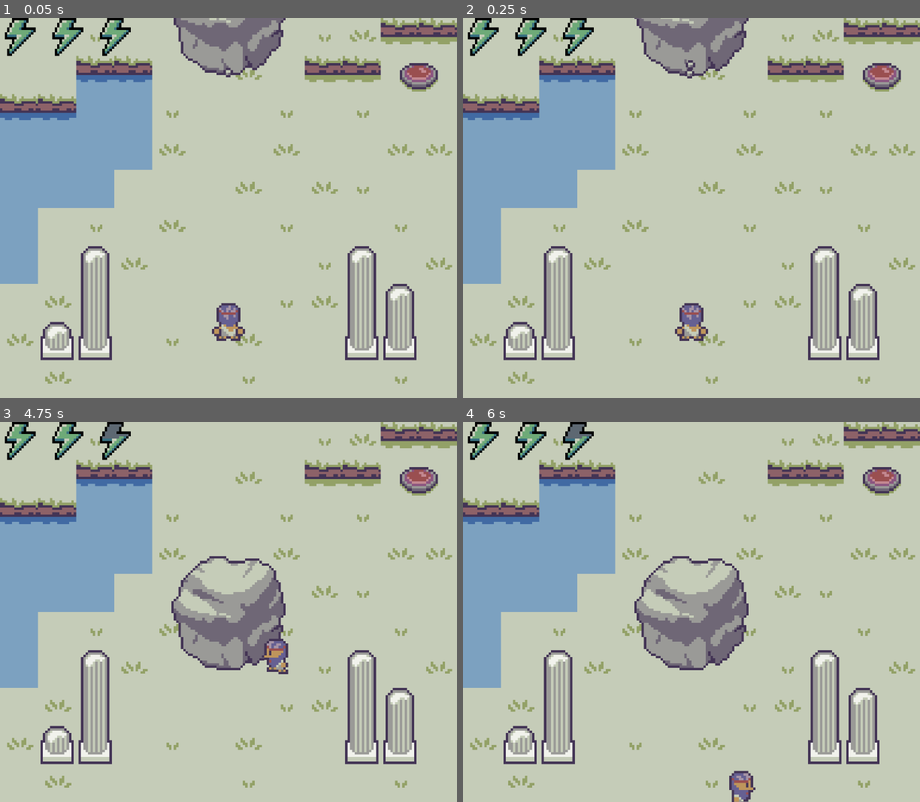
Above: before the commit, frames 1-4 (two rows, left to right).
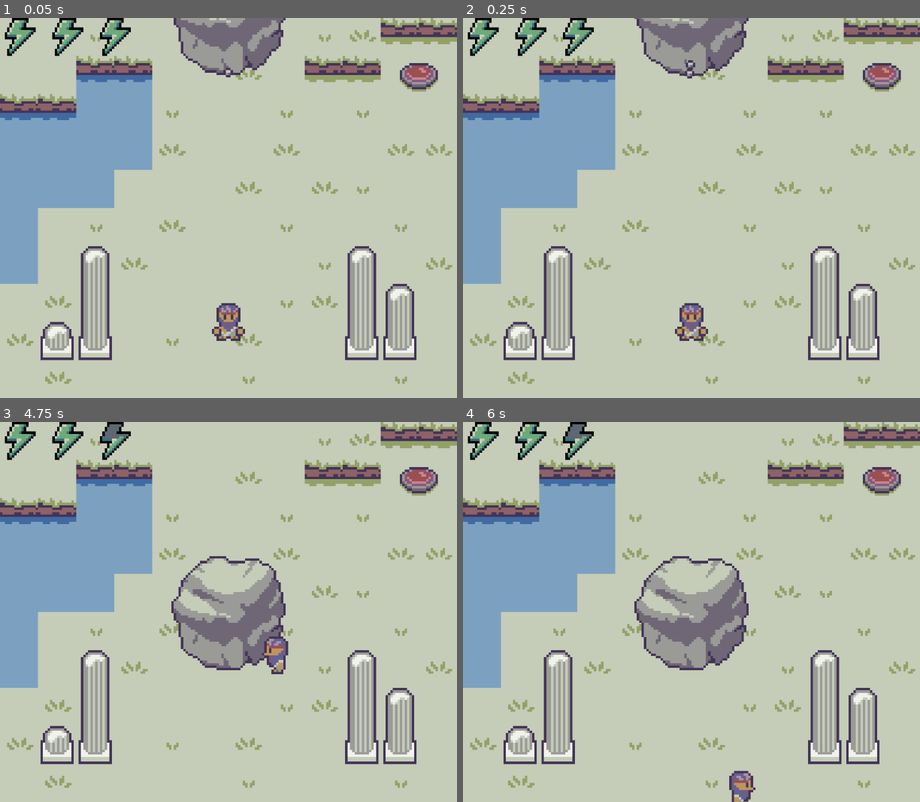
Above: after the commit, the same moments.

Repository: michasng/sisyphus
Game: Godot game, scene res://scenes/game.tscn
The game is run twice, just before and just after one commit, with the same random seed, the same clock (stepped at 60 frames per second) and the same inputs.
Inputs:
- Up to frame 1 (0.05 s): no input
- Up to frame 2 (0.25 s): no input
- Up to frame 3 (4.75 s): hold D (right) 0.53-1.28 s; hold Shift (sprint) 0.53-1.28 s; hold S (down) 1.28-2.03 s; tap Shift (sprint) at 1.35, 2.85, 4.35 s; hold D (right) 2.03-2.78 s; hold Shift (sprint) 2.03-2.78 s; hold W (up) 2.78-3.53 s; hold Shift (sprint) 3.53-4.28 s; hold A (left) from 3.53 s (still down)
- Up to frame 4 (6 s): release A (left) at 5.03 s; hold S (down) 5.03-5.78 s; hold Shift (sprint) 5.03-5.78 s; hold D (right) from 5.78 s (still down); tap Shift (sprint) at 5.85 s

The runs differ from the first frame. In frame 1, 0.2% of the frame differs, in the area x 47-53%, y 75-84%; in frame 2, 0.2%; in frame 3, 0.3%, in the area x 57-64%, y 56-67%; in frame 4, nothing differs.

Commit message:
Add pushing from the sides

Diff:
--- a/scenes/player.tscn
+++ b/scenes/player.tscn
@@ -8,6 +8,22 @@
 [ext_resource type="AudioStream" uid="uid://dlhwbieujoay1" path="res://resources/sounds/player_rest.wav" id="6_tuyoq"]
 [ext_resource type="AudioStream" uid="uid://bfthfq2alhprg" path="res://resources/sounds/player_rested.wav" id="7_fjrip"]
 
+[sub_resource type="AtlasTexture" id="AtlasTexture_a38lo"]
+atlas = ExtResource("1_3vyb7")
+region = Rect2(64, 0, 16, 16)
+
+[sub_resource type="AtlasTexture" id="AtlasTexture_4ni07"]
+atlas = ExtResource("1_3vyb7")
+region = Rect2(80, 0, 16, 16)
+
+[sub_resource type="AtlasTexture" id="AtlasTexture_l71n6"]
+atlas = ExtResource("1_3vyb7")
+region = Rect2(96, 0, 16, 16)
+
+[sub_resource type="AtlasTexture" id="AtlasTexture_ke2ow"]
+atlas = ExtResource("1_3vyb7")
+region = Rect2(112, 0, 16, 16)
+
 [sub_resource type="AtlasTexture" id="AtlasTexture_g2els"]
 atlas = ExtResource("1_3vyb7")
 region = Rect2(64, 32, 16, 16)
@@ -90,6 +106,23 @@
 
 [sub_resource type="SpriteFrames" id="SpriteFrames_fulsm"]
 animations = [{
+"frames": [{
+"duration": 1.0,
+"texture": SubResource("AtlasTexture_a38lo")
+}, {
+"duration": 1.0,
+"texture": SubResource("AtlasTexture_4ni07")
+}, {
+"duration": 1.0,
+"texture": SubResource("AtlasTexture_l71n6")
+}, {
+"duration": 1.0,
+"texture": SubResource("AtlasTexture_ke2ow")
+}],
+"loop": true,
+"name": &"push_left",
+"speed": 5.0
+}, {
 "frames": [{
 "duration": 1.0,
 "texture": SubResource("AtlasTexture_g2els")
@@ -185,8 +218,8 @@
 
 [node name="AnimatedSprite2D" type="AnimatedSprite2D" parent="." node_paths=PackedStringArray("player")]
 sprite_frames = SubResource("SpriteFrames_fulsm")
-animation = &"walk_up"
-frame = 3
+animation = &"walk_down"
+frame = 1
 script = ExtResource("3_qhqgy")
 player = NodePath("..")
 
@@ -194,8 +227,18 @@
 position = Vector2(0, 4)
 shape = SubResource("CircleShape2D_3vyb7")
 
-[node name="BoulderRayCast2D" type="RayCast2D" parent="."]
+[node name="UpBoulderRayCast" type="RayCast2D" parent="."]
 target_position = Vector2(0, -1.5)
+collision_mask = 2
+
+[node name="LeftBoulderRayCast" type="RayCast2D" parent="."]
+position = Vector2(-4, 4)
+target_position = Vector2(-1.5, 0)
+collision_mask = 2
+
+[node name="RightBoulderRayCast" type="RayCast2D" parent="."]
+position = Vector2(4, 4)
+target_position = Vector2(1.5, 0)
 collision_mask = 2
 
 [node name="StepSoundEffect" type="AudioStreamPlayer2D" parent="."]
--- a/scripts/boulder.gd
+++ b/scripts/boulder.gd
@@ -65,11 +65,16 @@
 		State.IDLE:
 			velocity = Vector2.ZERO
 		State.PUSH:
+			var input_direction = player.get_input_direction()
 			velocity = Vector2(
-				0,
+				move_toward(
+					velocity.x,
+					input_direction.x * max_push_velocity_pixels_per_second,
+					acceleration_pixels_per_second_squared * delta,
+				),
 				move_toward(
 					velocity.y,
-					-max_push_velocity_pixels_per_second,
+					input_direction.y * max_push_velocity_pixels_per_second,
 					acceleration_pixels_per_second_squared * delta,
 				)
 			)
--- a/scripts/player.gd
+++ b/scripts/player.gd
@@ -29,7 +29,10 @@
 	set(value):
 		stamina = value
 
-@onready var _boulder_ray_cast: RayCast2D = $BoulderRayCast2D
+@onready var _up_boulder_ray_cast: RayCast2D = $UpBoulderRayCast
+@onready var _left_boulder_ray_cast: RayCast2D = $LeftBoulderRayCast
+@onready var _right_boulder_ray_cast: RayCast2D = $RightBoulderRayCast
+
 @onready var _step_sound_effect: SoundEffect = $StepSoundEffect
 @onready var _rest_sound_effect: SoundEffect = $RestSoundEffect
 @onready var _rested_sound_effect: SoundEffect = $RestedSoundEffect
@@ -47,8 +50,10 @@
 		state = State.REST
 		return
 
-	var input_direction = _get_input_direction()
-	if input_direction.angle() == Vector2.UP.angle() and _boulder_ray_cast.is_colliding():
+	var input_direction = get_input_direction()
+	if input_direction.angle() == Vector2.UP.angle() and _up_boulder_ray_cast.is_colliding() or \
+		input_direction.angle() == Vector2.LEFT.angle() and _left_boulder_ray_cast.is_colliding() or \
+		input_direction.angle() == Vector2.RIGHT.angle() and _right_boulder_ray_cast.is_colliding():
 		state = State.PUSH
 	elif input_direction:
 		if Input.is_action_pressed("sprint"):
@@ -62,9 +67,9 @@
 func _handle_physics(_delta: float) -> void:
 	if state not in [State.IDLE, State.REST]:
 		if state == State.SPRINT:
-			velocity = _get_input_direction() * sprint_velocity_pixels_per_second
+			velocity = get_input_direction() * sprint_velocity_pixels_per_second
 		else:
-			velocity = _get_input_direction() * walk_velocity_pixels_per_second
+			velocity = get_input_direction() * walk_velocity_pixels_per_second
 		move_and_slide()
 
 		if velocity.length() > 0.0:
@@ -82,7 +87,7 @@
 		stamina = move_toward(stamina, max_stamina, stamina_recharge_per_second * delta)
 
 
-func _get_input_direction() -> Vector2:
+func get_input_direction() -> Vector2:
 	return Vector2(
 		Input.get_axis("left", "right"),
 		Input.get_axis("up", "down"),
--- a/scripts/player_animated_sprite_2d.gd
+++ b/scripts/player_animated_sprite_2d.gd
@@ -19,8 +19,8 @@
 		Player.State.SPRINT:
 			_play_walk_animations(1.5)
 		Player.State.PUSH:
-			play("push_up")
-			flip_h = false
+			play("push_up" if player.velocity.y < 0 else "push_left")
+			flip_h = player.velocity.y == 0 and player.velocity.x > 0
 		Player.State.REST:
 			play("rest")
 			flip_h = false
Binary file changed: resources/textures/sisyphos.aseprite
Binary file changed: resources/textures/sisyphos.png
Not shown: 1 places in scenes/player.tscn that only renumber resources
